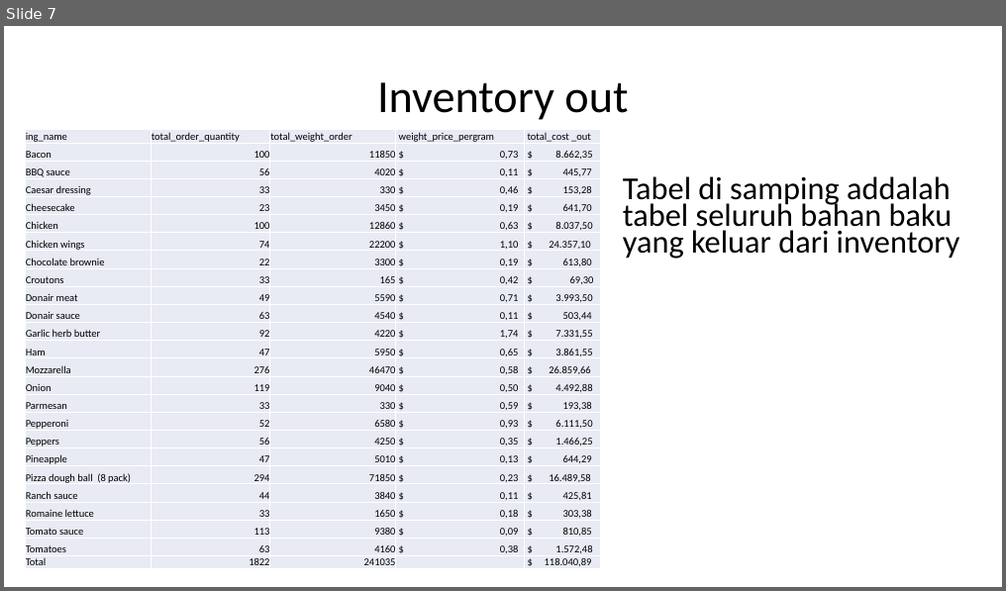
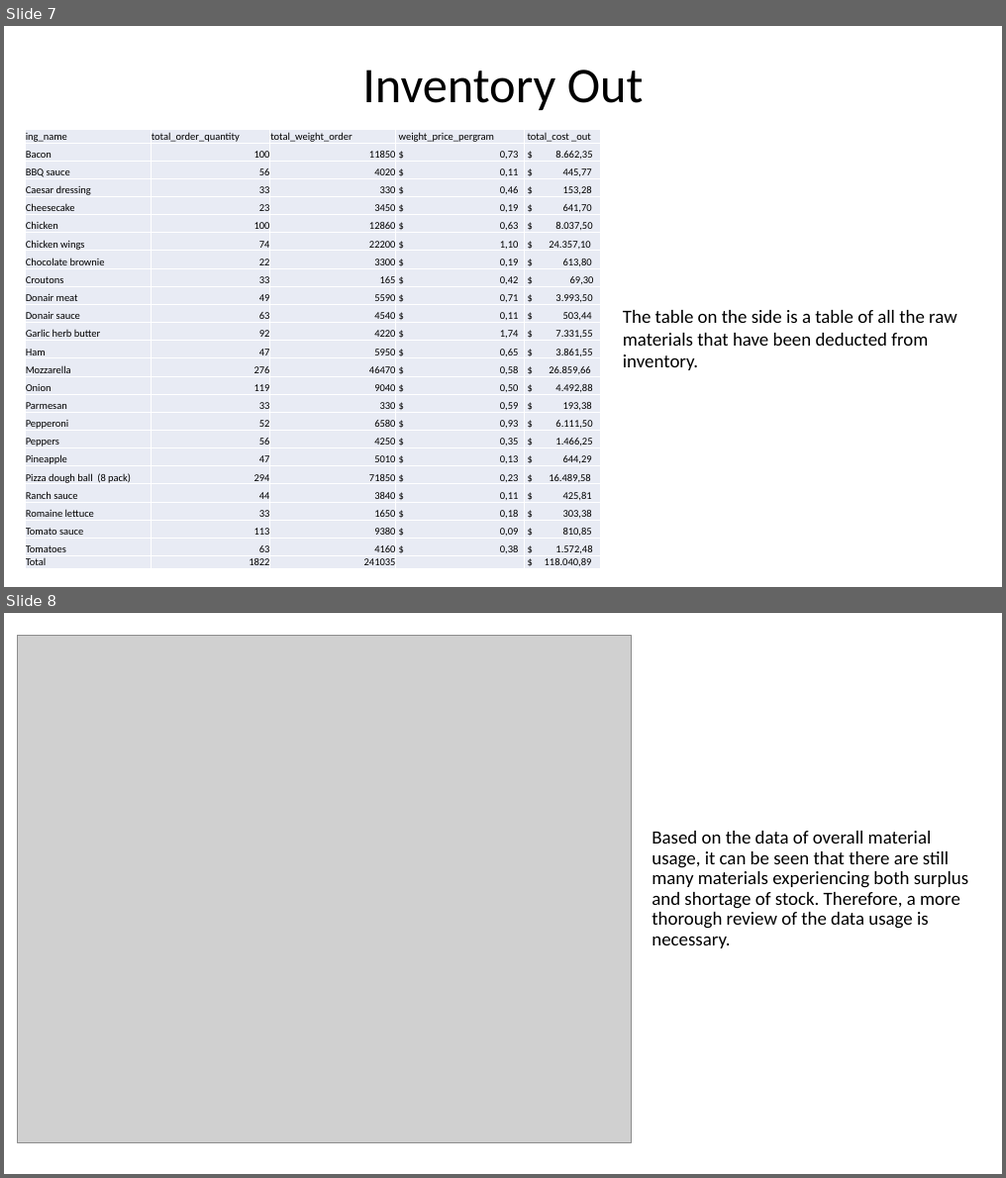
Before and after one commit to Halaholo61/Pizza-king-Stock-Optimization, a slide deck: MANAJEMEN OPTIMASI STOCK PIZZA KING.pptx. Shown one above the other, each under a label of ours: slide 7 before the commit, slides 7 and 8 after it. The pictures are 1006x591 and 1006x1178 pixels, drawn with LibreOffice and Linux fonts; fonts in the diff are those of the drawing; grey boxes stand for pictures. Boxes give left, top, right and bottom in pixels: in the first picture for what was removed or moved away, otherwise in the second. Text is boxed around its words. In the diff, an @@ line names an element or a change of style, - is before the commit and + after.

```diff
--- a/MANAJEMEN OPTIMASI STOCK PIZZA KING.pptx
+++ b/MANAJEMEN OPTIMASI STOCK PIZZA KING.pptx
@@ slide 8 added at [4,613,1002,1174], background #FFFFFF @@
@@ picture added at [18,635,631,1143] @@
@@ text added at [651,831,968,949], 18 pt, text #000000 @@
+Based on the data of overall material usage, it can be seen that there are still many materials experiencing both surplus and shortage of stock. Therefore, a more thorough review of the data usage is necessary.
@@ slide 7 changed as well @@
@@ title at [362,70,644,110]: text changed; size 44 to 48 pt @@
-Inventory out
+Inventory Out
@@ text at [623,310,957,371]: text changed; size 30.8 to 18 pt @@
-Tabel di samping addalah tabel seluruh bahan baku yang keluar dari inventory
+The table on the side is a table of all the raw materials that have been deducted from inventory.
```
Also in this commit, not shown: 2 other slides changed, 7 other slides added, 8 slides removed, 3 other files.
